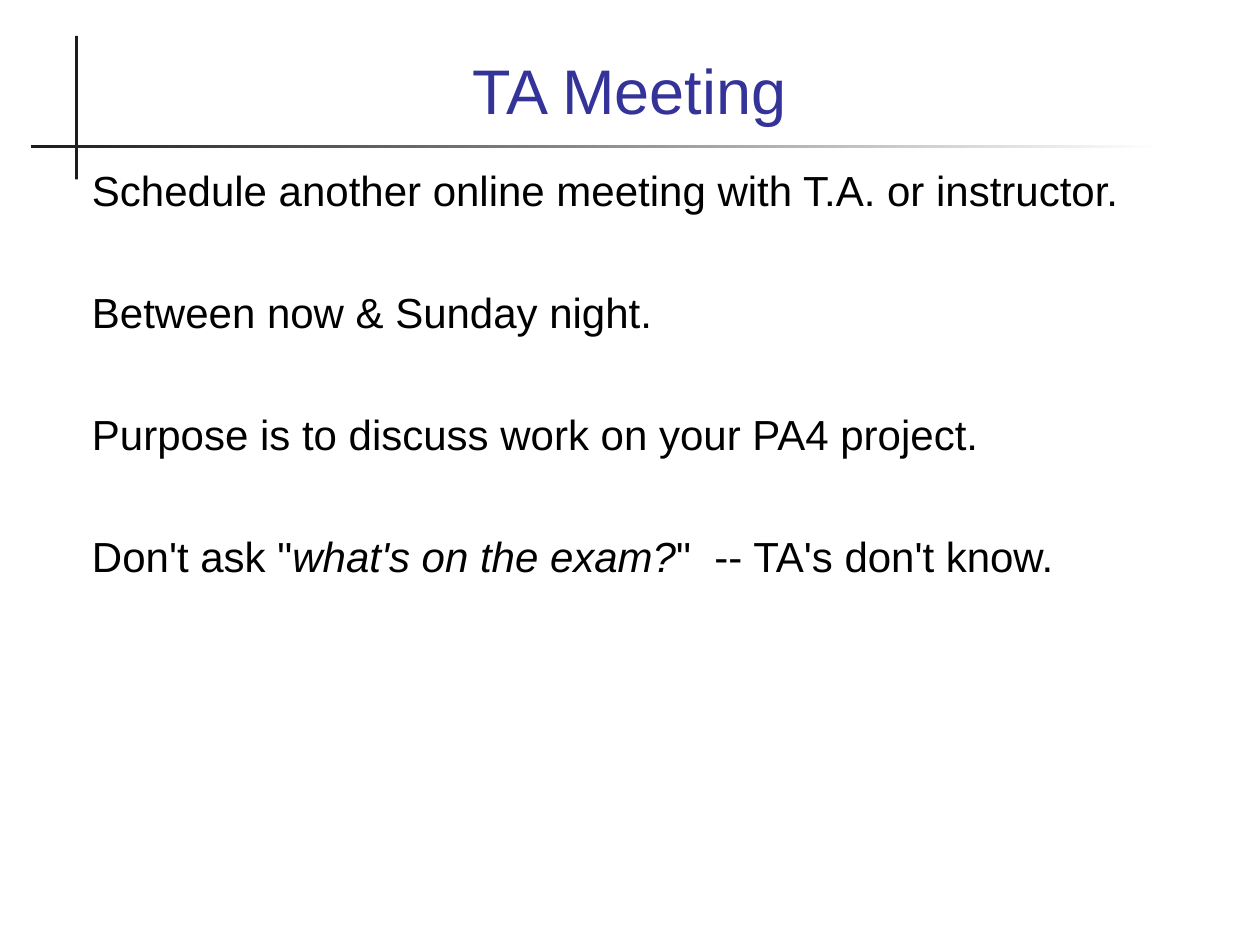
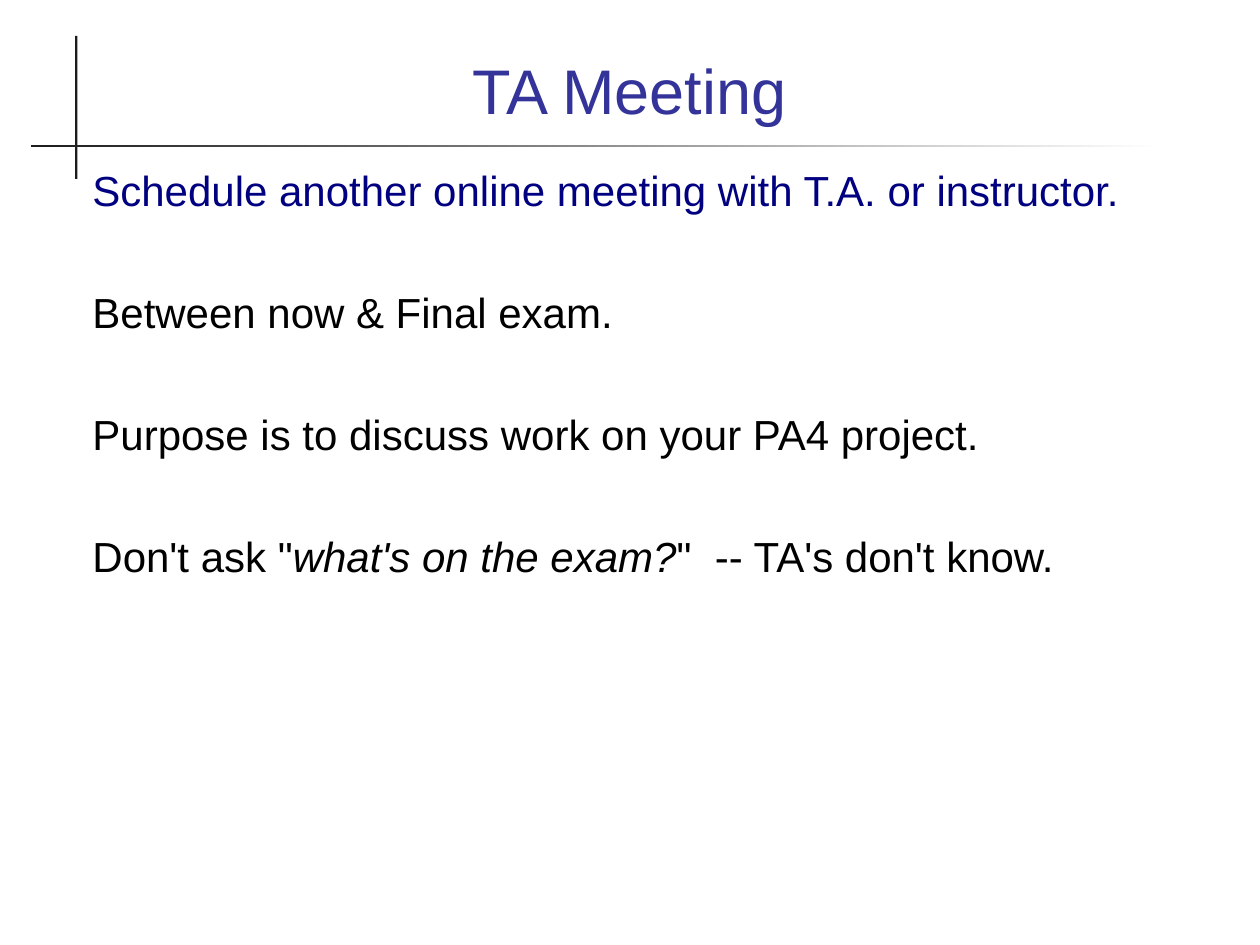
Before and after one commit to skeoop/skeoop.github.io, a slide deck: slide 3 of feedback/Week15-Meeting.ppt. Drawn at 1260x945 pixels with LibreOffice and Linux fonts; fonts in the diff are those of the drawing. Boxes give left, top, right and bottom in pixels: in the first picture for what was removed or moved away, otherwise in the second. Text is boxed around its words. In the diff, an @@ line names an element or a change of style, - is before the commit and + after.

```diff
--- a/feedback/Week15-Meeting.ppt
+++ b/feedback/Week15-Meeting.ppt
@@ text at [92,175,1119,215]: text colour #000000 to #000080 in "Schedule another online meeting with T.A. or ..." @@
@@ text at [92,297,612,329]: text changed @@
-Between now & Sunday night.
+Between now & Final exam.
```
Also in this commit, not shown: 11 other slides changed, 8 slides added, 3 other files.
